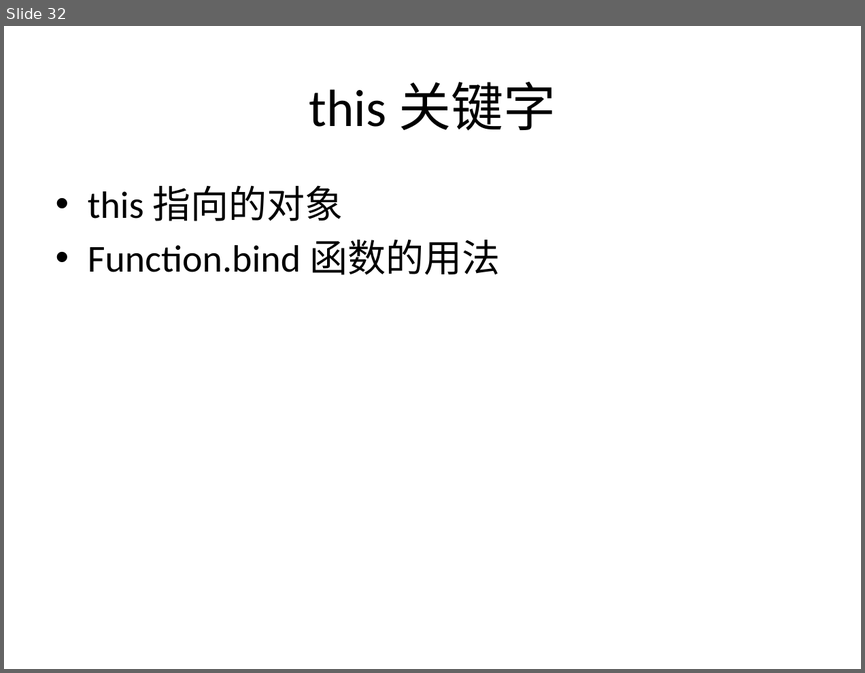
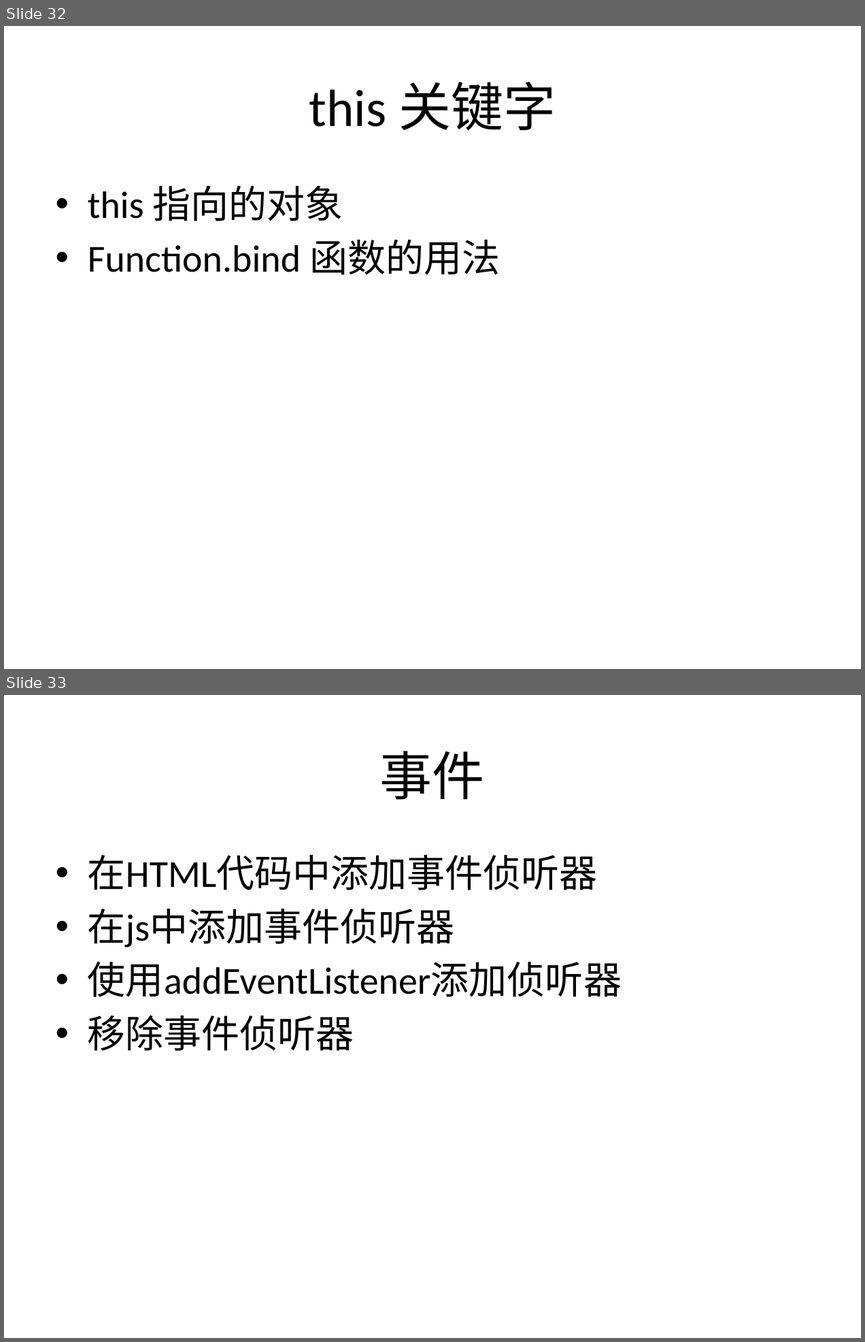
Before and after one commit to plter/HTML5Course20160612, a slide deck: Web前端教学记录.pptx. Shown one above the other, each under a label of ours: slide 32 before the commit, slides 32 and 33 after it. The pictures are 865x673 and 865x1342 pixels, drawn with LibreOffice and Linux fonts; fonts in the diff are those of the drawing. Boxes give left, top, right and bottom in pixels: in the first picture for what was removed or moved away, otherwise in the second. Text is boxed around its words. In the diff, an @@ line names an element or a change of style, - is before the commit and + after.

Commit message:
事件侦听的几种方式

```diff
--- a/Web前端教学记录.pptx
+++ b/Web前端教学记录.pptx
@@ slide 33 added at bbox=[4, 695, 861, 1338], background #FFFFFF @@
@@ title added at bbox=[380, 751, 485, 800], 44 pt, text #000000 @@
+事件
@@ text added at bbox=[88, 855, 621, 1051], 32 pt, text #000000 @@
+• 在HTML代码中添加事件侦听器
+• 在js中添加事件侦听器
+• 使用addEventListener添加侦听器
+• 移除事件侦听器
```
Also in this commit, not shown: 6 other files.
